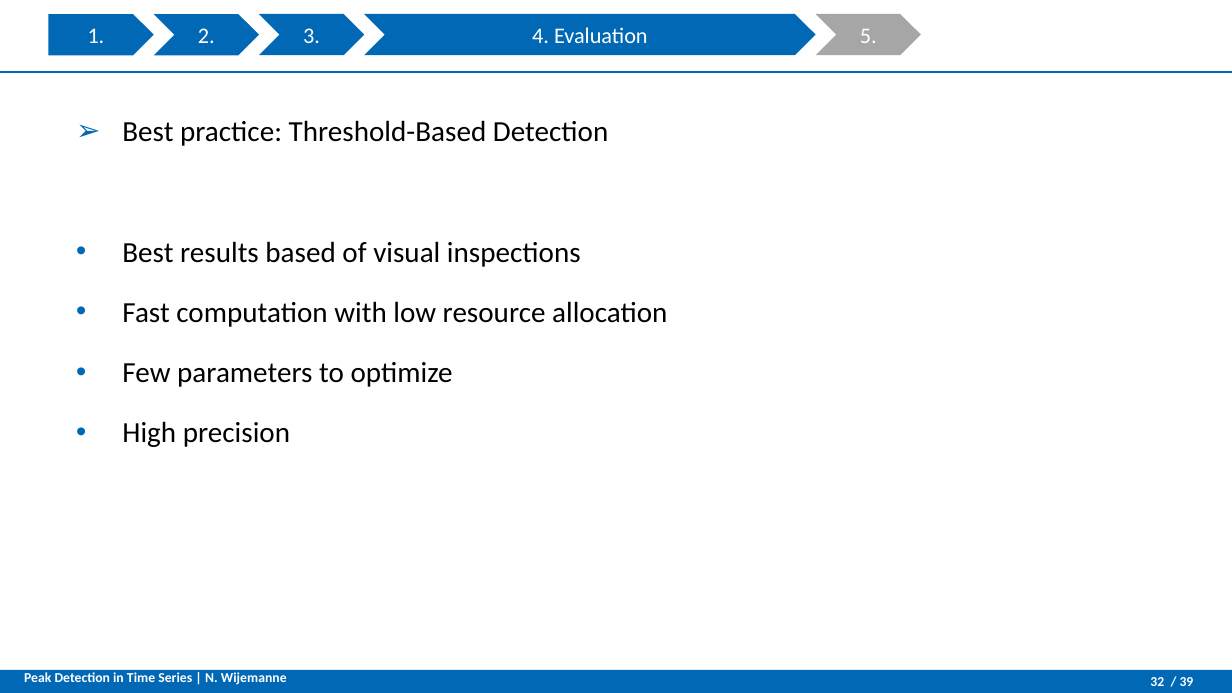
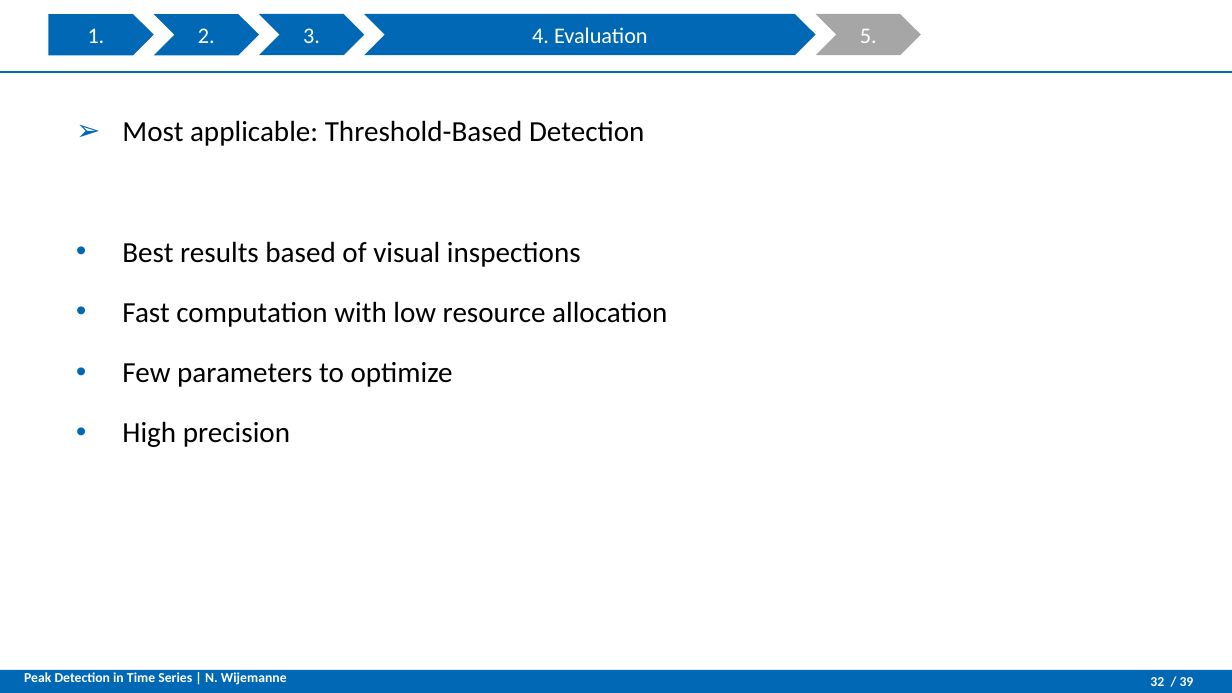
Before and after one commit to NatDharindri/AMSGroup2, a slide deck: slide 32 of Final presentation V9.pptx. Drawn at 1232x693 pixels with LibreOffice and Linux fonts; fonts in the diff are those of the drawing; background and template pictures are left out. Boxes give left, top, right and bottom in pixels: in the first picture for what was removed or moved away, otherwise in the second. Text is boxed around its words. In the diff, an @@ line names an element or a change of style, - is before the commit and + after.

```diff
--- a/Final presentation V9.pptx
+++ b/Final presentation V9.pptx
@@ text at (x1=122, y1=120, x2=644, y2=146): text changed @@
-➢ Best practice: Threshold-Based Detection
+➢ Most applicable: Threshold-Based Detection
```
